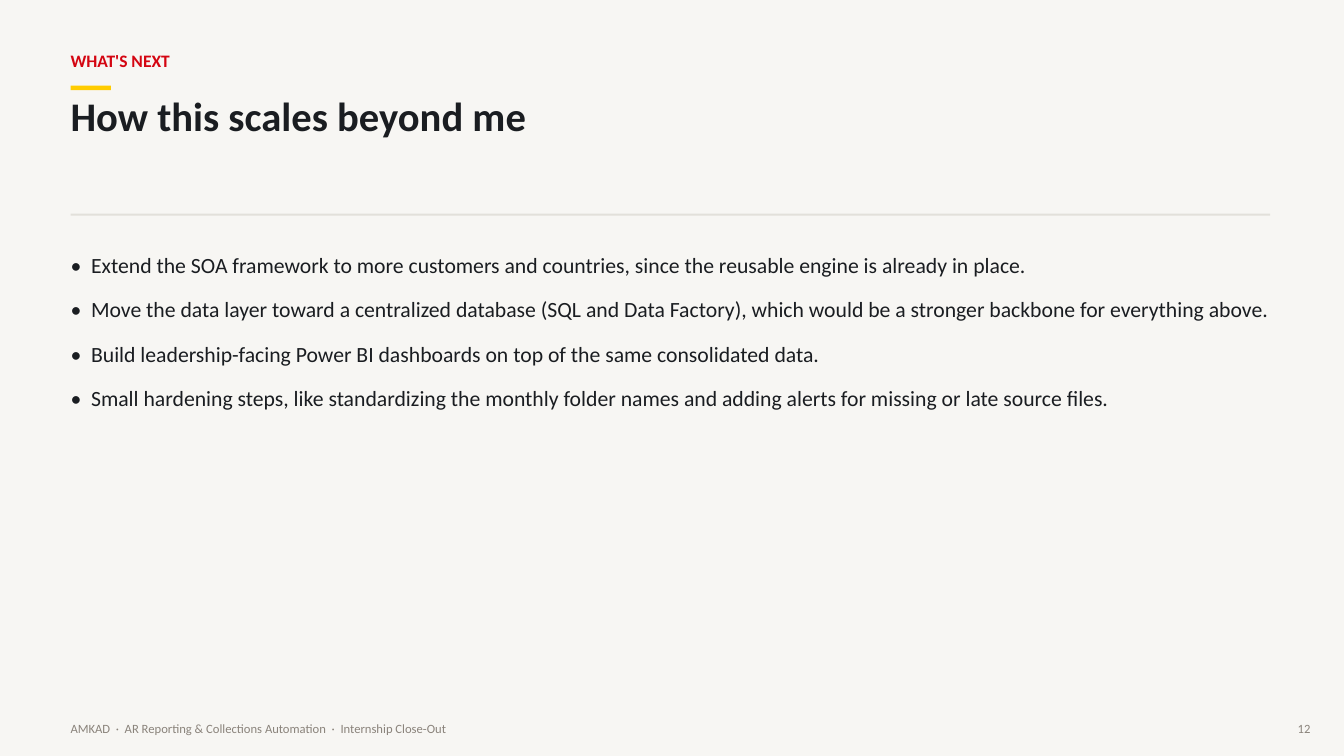
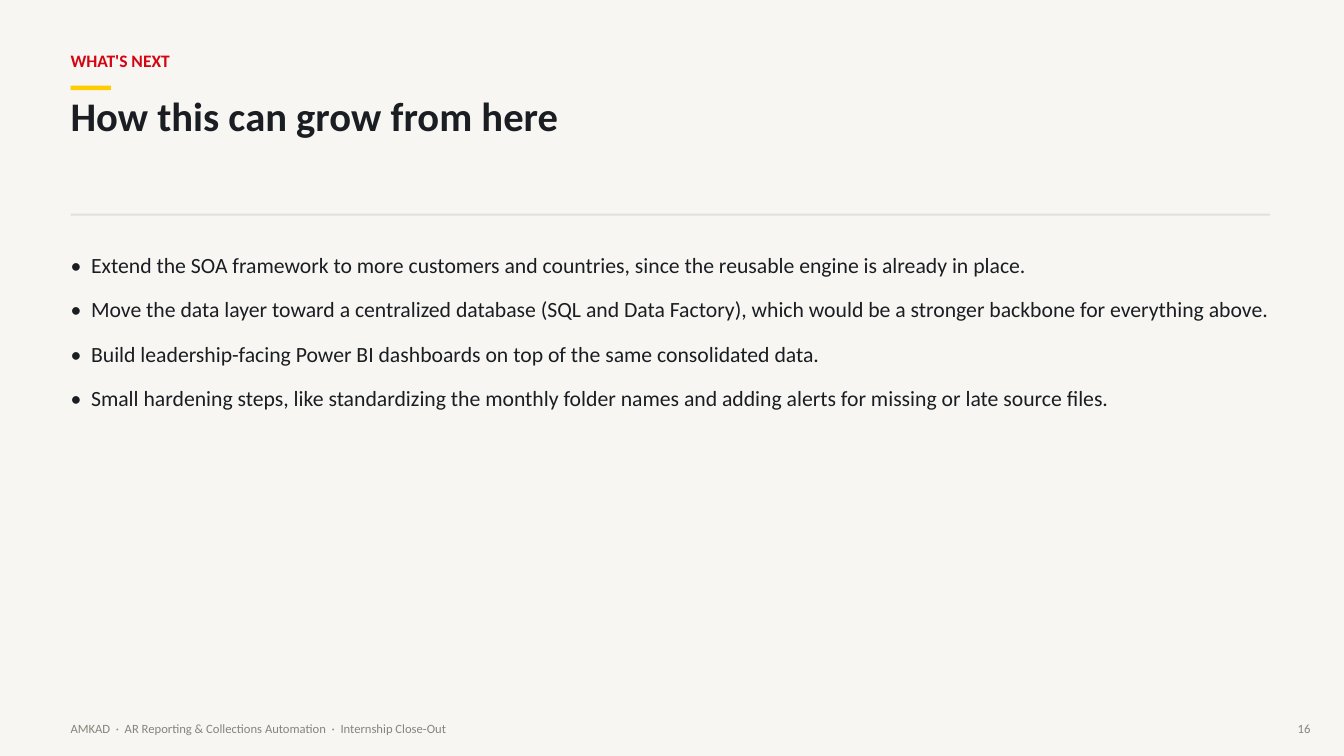
Before and after one commit to jkadadihi/Power-BI-, a slide deck: slide 16 of docs/AMKAD_Internship_Presentation.pptx (slide 12 before the commit). Drawn at 1344x756 pixels with LibreOffice and Linux fonts; fonts in the diff are those of the drawing. Boxes give left, top, right and bottom in pixels: in the first picture for what was removed or moved away, otherwise in the second. Text is boxed around its words. In the diff, an @@ line names an element or a change of style, - is before the commit and + after.

```diff
--- a/docs/AMKAD_Internship_Presentation.pptx
+++ b/docs/AMKAD_Internship_Presentation.pptx
@@ text at (71,102,558,138): text changed @@
-How this scales beyond me
+How this can grow from here
@@ text at (1298,724,1311,733): text changed @@
-12
+16
```
Also in this commit, not shown: 10 other slides changed, 4 slides added, 1 other file.
